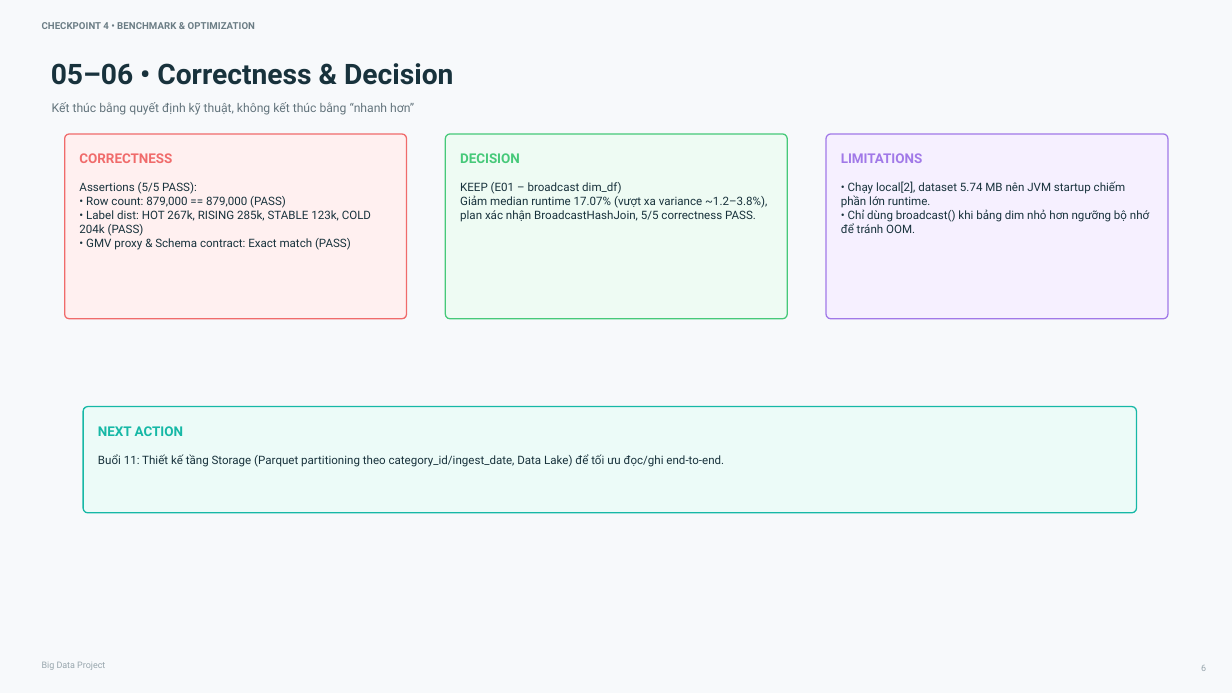
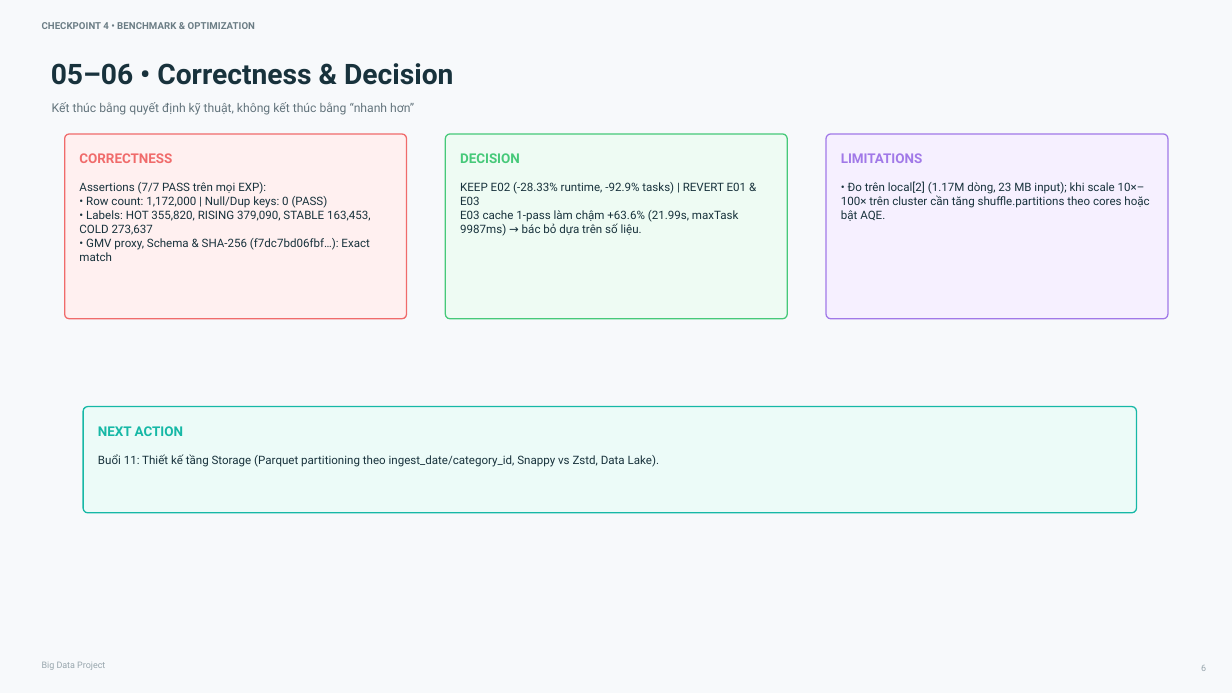
Before and after one commit to minwell09/final_bigdata, a slide deck: slide 6 of docs/BigData_DoAn4_Checkpoint4_Report.pptx. Drawn at 1232x693 pixels with LibreOffice and Linux fonts; fonts in the diff are those of the drawing. Boxes give left, top, right and bottom in pixels: in the first picture for what was removed or moved away, otherwise in the second. Text is boxed around its words. In the diff, an @@ line names an element or a change of style, - is before the commit and + after.

Commit message:
feat(checkpoint-4): keep E02 shuffle.partitions=8 (-28.33%, -92.9% tasks), revert E01/E03, add Spark UI evidence & reports

```diff
--- a/docs/BigData_DoAn4_Checkpoint4_Report.pptx
+++ b/docs/BigData_DoAn4_Checkpoint4_Report.pptx
@@ text at bbox=[79, 182, 371, 261]: text changed @@
-Assertions (5/5 PASS):
-• Row count: 879,000 == 879,000 (PASS)
-• Label dist: HOT 267k, RISING 285k, STABLE 123k, COLD 204k (PASS)
-• GMV proxy & Schema contract: Exact match (PASS)
+Assertions (7/7 PASS trên mọi EXP):
+• Row count: 1,172,000 | Null/Dup keys: 0 (PASS)
+• Labels: HOT 355,820, RISING 379,090, STABLE 163,453, COLD 273,637
+• GMV proxy, Schema & SHA-256 (f7dc7bd06fbf…): Exact match
@@ text at bbox=[460, 182, 747, 236]: text changed @@
-KEEP (E01 – broadcast dim_df)
-Giảm median runtime 17.07% (vượt xa variance ~1.2–3.8%), plan xác nhận BroadcastHashJoin, 5/5 correctness PASS.
+KEEP E02 (-28.33% runtime, -92.9% tasks) | REVERT E01 & E03
+E03 cache 1-pass làm chậm +63.6% (21.99s, maxTask 9987ms) → bác bỏ dựa trên số liệu.
@@ text at bbox=[841, 181, 1149, 221]: text changed @@
-• Chạy local[2], dataset 5.74 MB nên JVM startup chiếm phần lớn runtime.
-• Chỉ dùng broadcast() khi bảng dim nhỏ hơn ngưỡng bộ nhớ để tránh OOM.
+• Đo trên local[2] (1.17M dòng, 23 MB input); khi scale 10×–100× trên cluster cần tăng shuffle.partitions theo cores hoặc bật AQE.
@@ text at bbox=[98, 454, 659, 467]: text changed @@
-Buổi 11: Thiết kế tầng Storage (Parquet partitioning theo category_id/ingest_date, Data Lake) để tối ưu đọc/ghi end-to-end.
+Buổi 11: Thiết kế tầng Storage (Parquet partitioning theo ingest_date/category_id, Snappy vs Zstd, Data Lake).
```
Also in this commit, not shown: 5 other slides changed, 12 other files.
